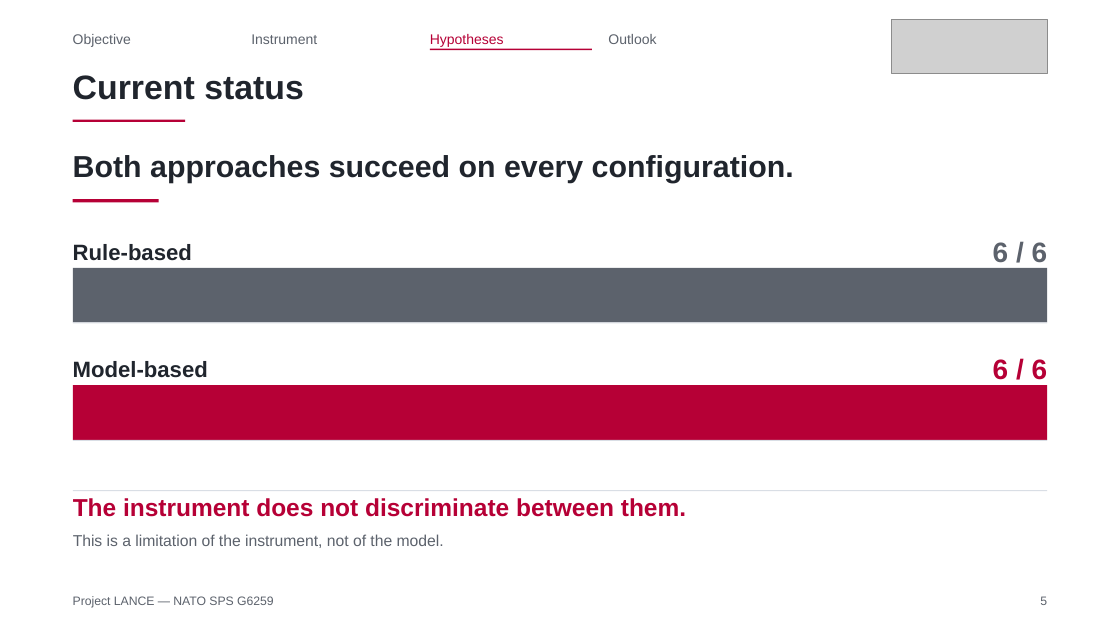
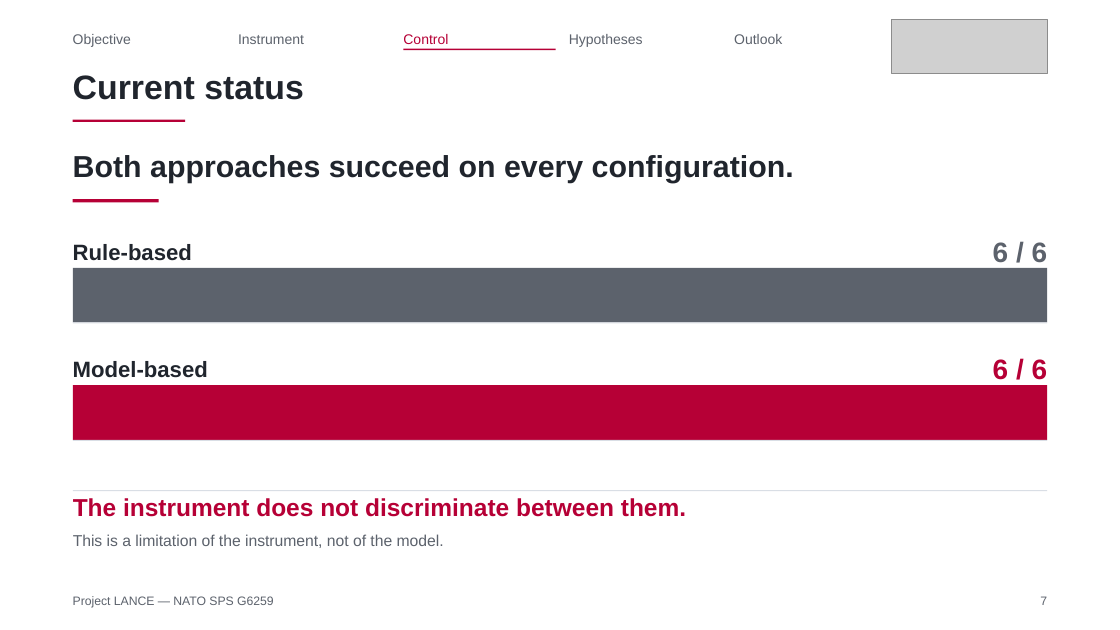
Before and after one commit to Tanguyvans/LANCE, a slide deck: slide 7 of objectifs/presentation-2026-10-23/slides.pptx (slide 5 before the commit). Drawn at 1120x630 pixels with LibreOffice and Linux fonts; fonts in the diff are those of the drawing; grey boxes stand for pictures. Boxes give left, top, right and bottom in pixels: in the first picture for what was removed or moved away, otherwise in the second. Text is boxed around its words. In the diff, an @@ line names an element or a change of style, - is before the commit and + after.

```diff
--- a/objectifs/presentation-2026-10-23/slides.pptx
+++ b/objectifs/presentation-2026-10-23/slides.pptx
@@ text "Instrument": place and size @@
-text "Instrument" at [251, 34, 317, 44]
+text "Instrument" at [238, 34, 304, 44]
@@ text "Hypotheses": place and size @@
-text "Hypotheses" at [430, 34, 504, 47]
+text "Hypotheses" at [569, 34, 643, 47]
@@ text "Hypotheses" at [569, 34, 643, 47]: text colour #B60036 to #5C626C @@
@@ text "Outlook": place and size @@
-text "Outlook" at [608, 34, 656, 44]
+text "Outlook" at [734, 34, 782, 44]
@@ rectangle: place and size @@
-rectangle at [430, 49, 592, 50]
+rectangle at [403, 49, 555, 50]
@@ text added at [403, 34, 448, 44], 12 pt, text #B60036 @@
+Control
@@ text at [1040, 596, 1047, 605]: text changed @@
-5
+7
```
Also in this commit, not shown: 8 other slides changed, 1 slide added, 7 other files.
